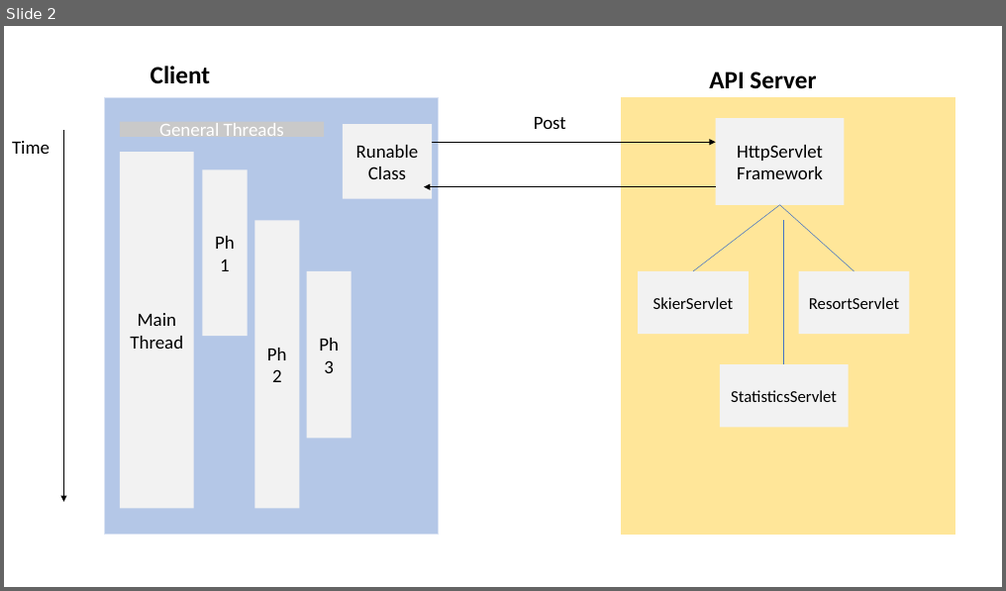
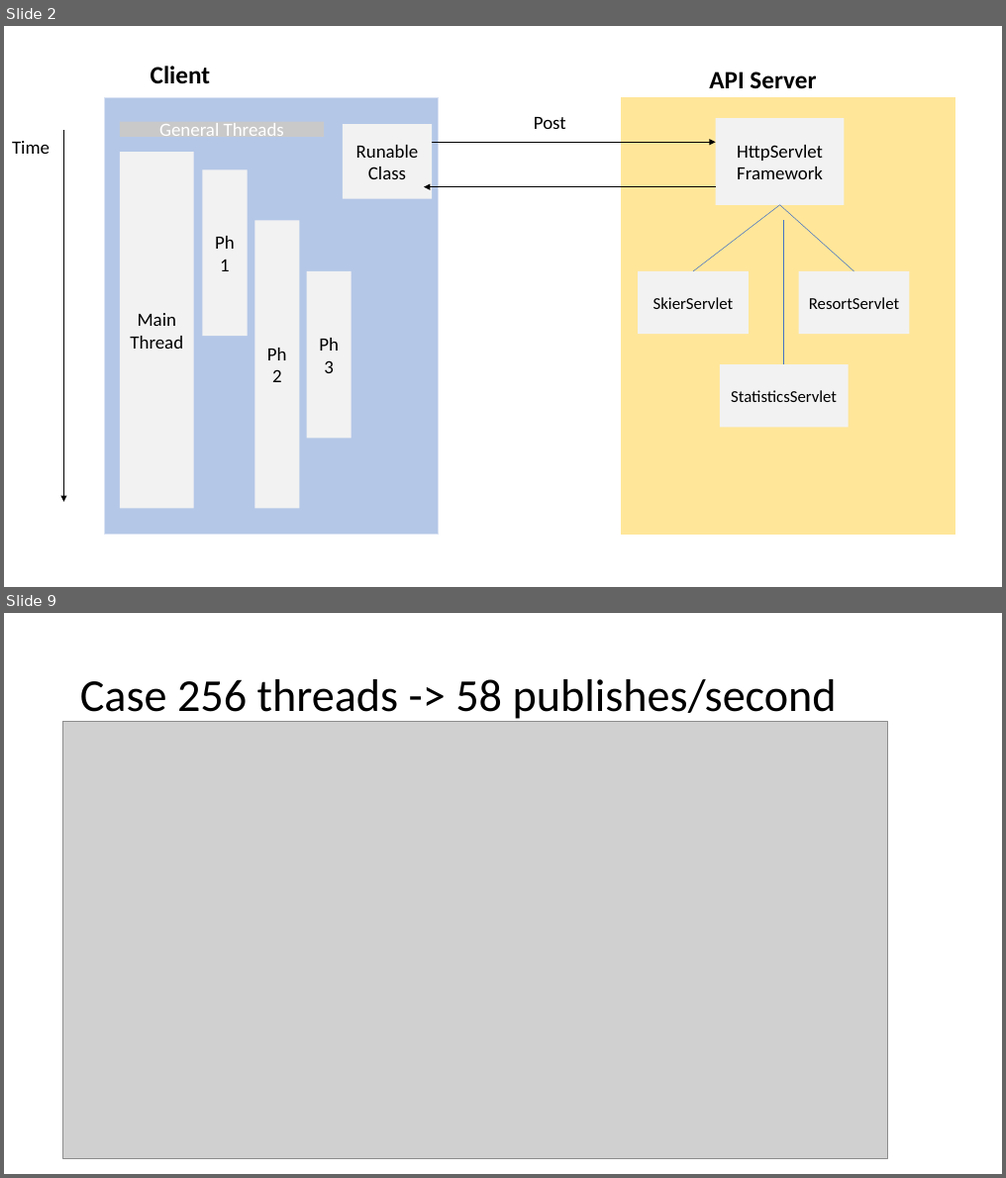
Before and after one commit to fjprobos/CS6650-Distributed-System, a slide deck: lab6/CS6650 Lab 6.pptx. Shown one above the other, each under a label of ours: slide 2 before the commit, slides 2 and 9 after it; the slides between them are not shown. The pictures are 1006x591 and 1006x1178 pixels, drawn with LibreOffice and Linux fonts; fonts in the diff are those of the drawing; grey boxes stand for pictures. Boxes give left, top, right and bottom in pixels: in the first picture for what was removed or moved away, otherwise in the second. Text is boxed around its words. In the diff, an @@ line names an element or a change of style, - is before the commit and + after.

```diff
--- a/lab6/CS6650 Lab 6.pptx
+++ b/lab6/CS6650 Lab 6.pptx
@@ slide 9 added at (x1=4, y1=613, x2=1002, y2=1174), background #FFFFFF @@
@@ title added at (x1=80, y1=679, x2=837, y2=723), 44 pt, text #000000 @@
+Case 256 threads -> 58 publishes/second
@@ picture added at (x1=62, y1=722, x2=887, y2=1158) @@
```
Also in this commit, not shown: 1 slide changed, 8 other slides added.
